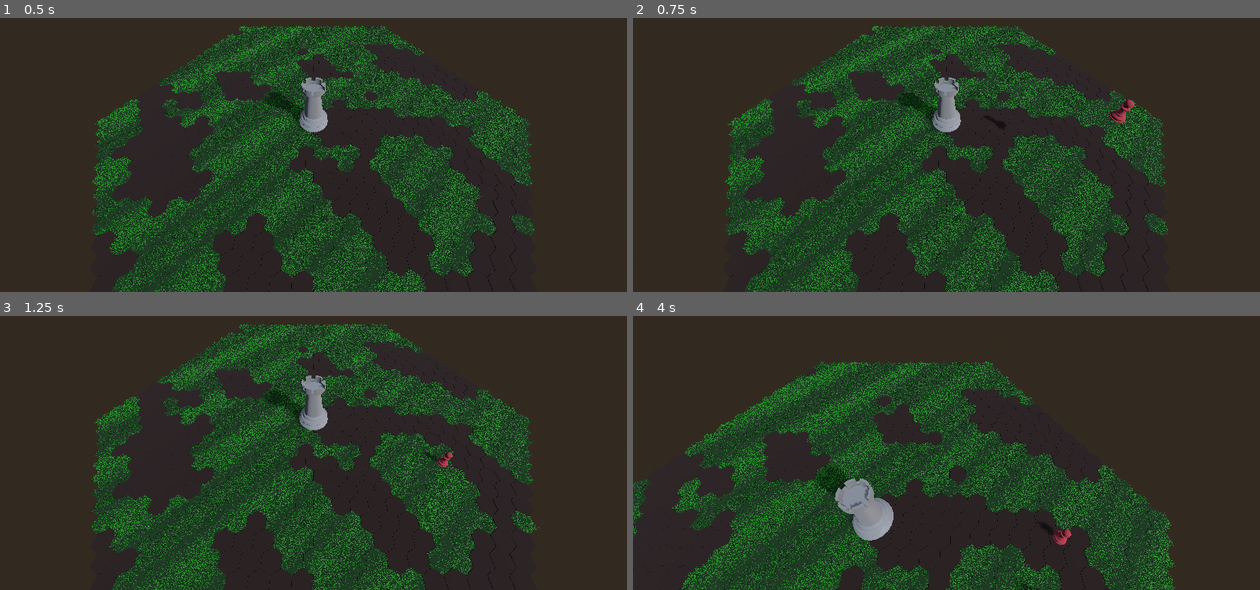
Above: before the commit, frames 1-4 (two rows, left to right).
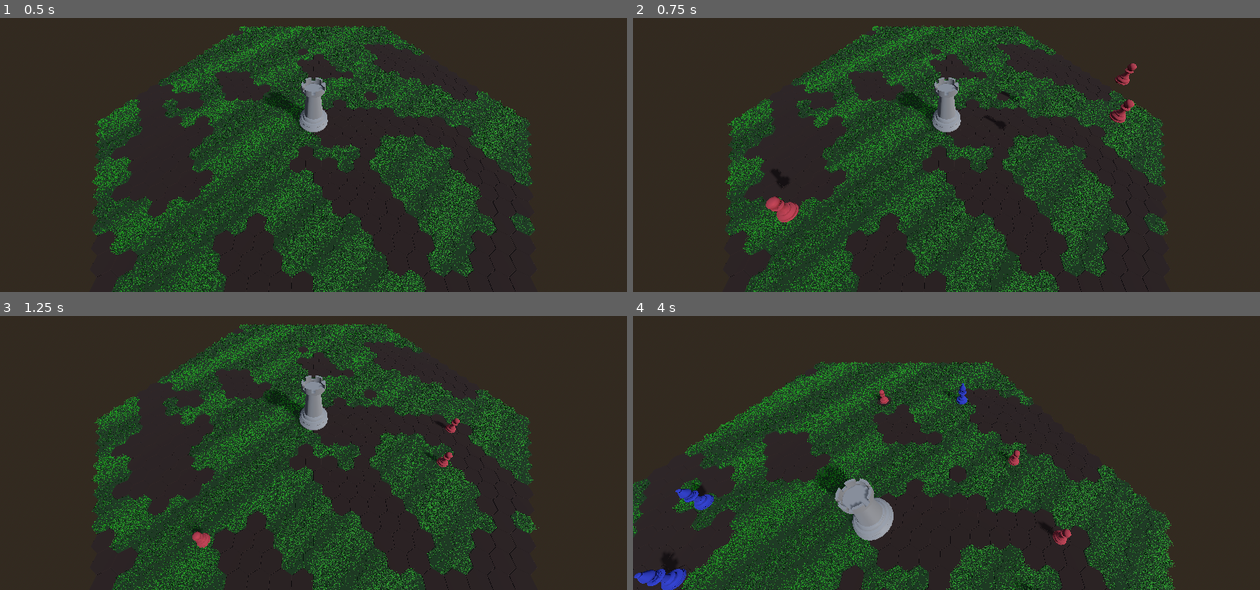
Above: after the commit, the same moments.

Repository: juandserrano/tlt
Game: Godot game, scene res://scenes/game.tscn
Two runs of this game, one before a commit and one after it. Both use one fixed random seed, a clock stepped at 60 frames per second and the inputs below.
Inputs (mouse positions are in pixels of both pictures, inside the frame that each line leads up to):
- Up to frame 1 (0.5 s): no input
- Up to frame 2 (0.75 s): move the mouse to (1084, 97) at 0.52 s; click (1084, 97) at 0.6 s
- Up to frame 3 (1.25 s): no input
- Up to frame 4 (4 s): move the mouse to (821, 431) at 1.27 s; tap S (camera_backwards) at 1.35 s; click (821, 431) at 1.55 s; move the mouse to (1009, 337) at 2.02 s; hold W (camera_forward) 2.03-2.78 s; click (1009, 337) at 2.3 s; move the mouse to (915, 485) at 2.77 s; tap A (camera_left) at 2.85 s; click (915, 485) at 3.05 s; move the mouse to (1134, 466) at 3.52 s; hold D (camera_right) from 3.53 s (still down); click (1134, 466) at 3.8 s

Frame 1 is identical in both runs. In frame 2, 0.4% of the frame differs, in the area x 21-81%, y 16-75%; in frame 3, 0.2%; in frame 4, 1.0%, in the area x 0-62%, y 24-100%.

Commit message:
add wave spawns

Diff:
--- a/scripts/EnemyManager.gd
+++ b/scripts/EnemyManager.gd
@@ -30,8 +30,9 @@
 		spawn_round_wave(1)
 
 func spawn_round_wave(round_number: int):
-	spawn_enemy_of_class(EnemyClass.values().pick_random())
-	pass
+	if round_number == 1:
+		for i in range(3):
+			spawn_enemy_of_class(EnemyClass.values().pick_random())
 
 
 func spawn_enemy_of_class(enemy_class: EnemyClass) -> void:
@@ -75,4 +76,4 @@
 	if possible_coords.size() > 0:
 		return possible_coords[randi() % possible_coords.size()]
 	else:
-		return Vector2i(0, 0)  # Fallback (shouldn't happen for distance > 0)
+		return Vector2i(0, 0) # Fallback (shouldn't happen for distance > 0)
